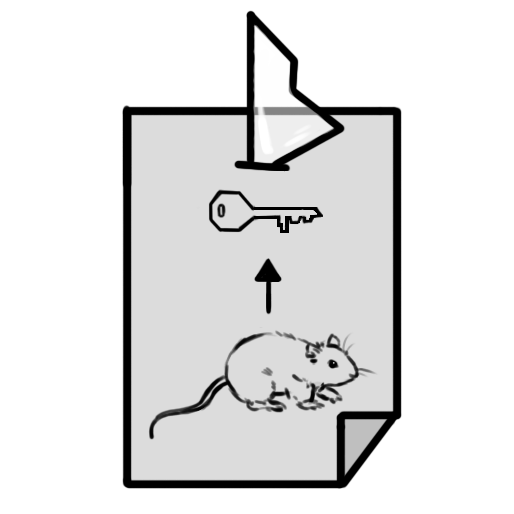
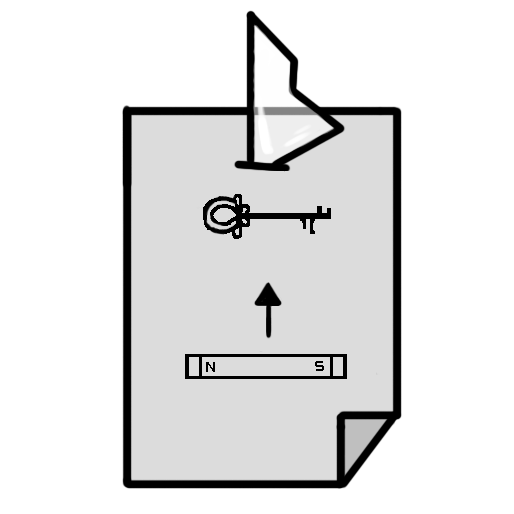
Comparing the layer stacks of the two 514 x 514 images. Changes:
painted on "图层 6" over <box>148,189,376,440</box>
